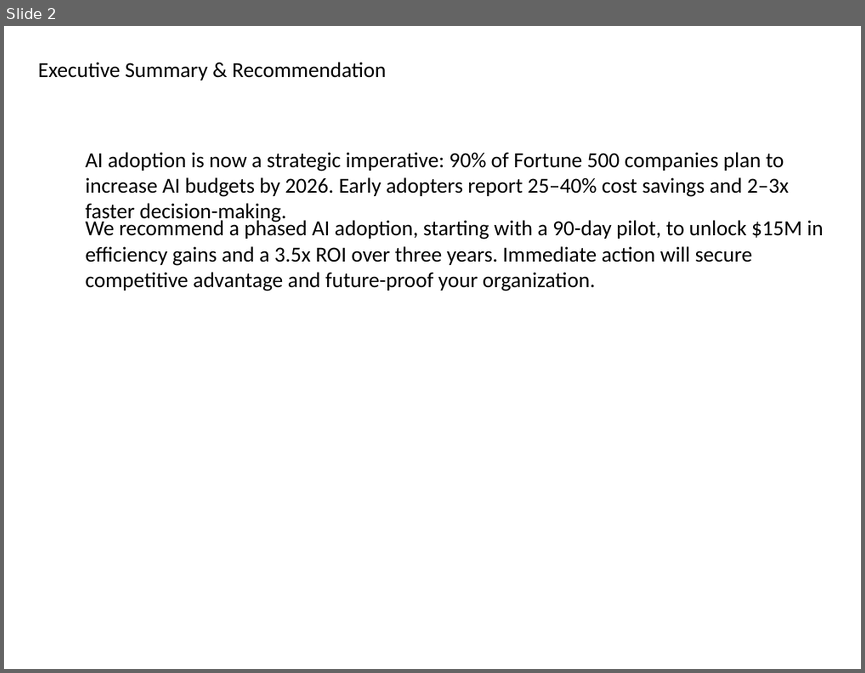
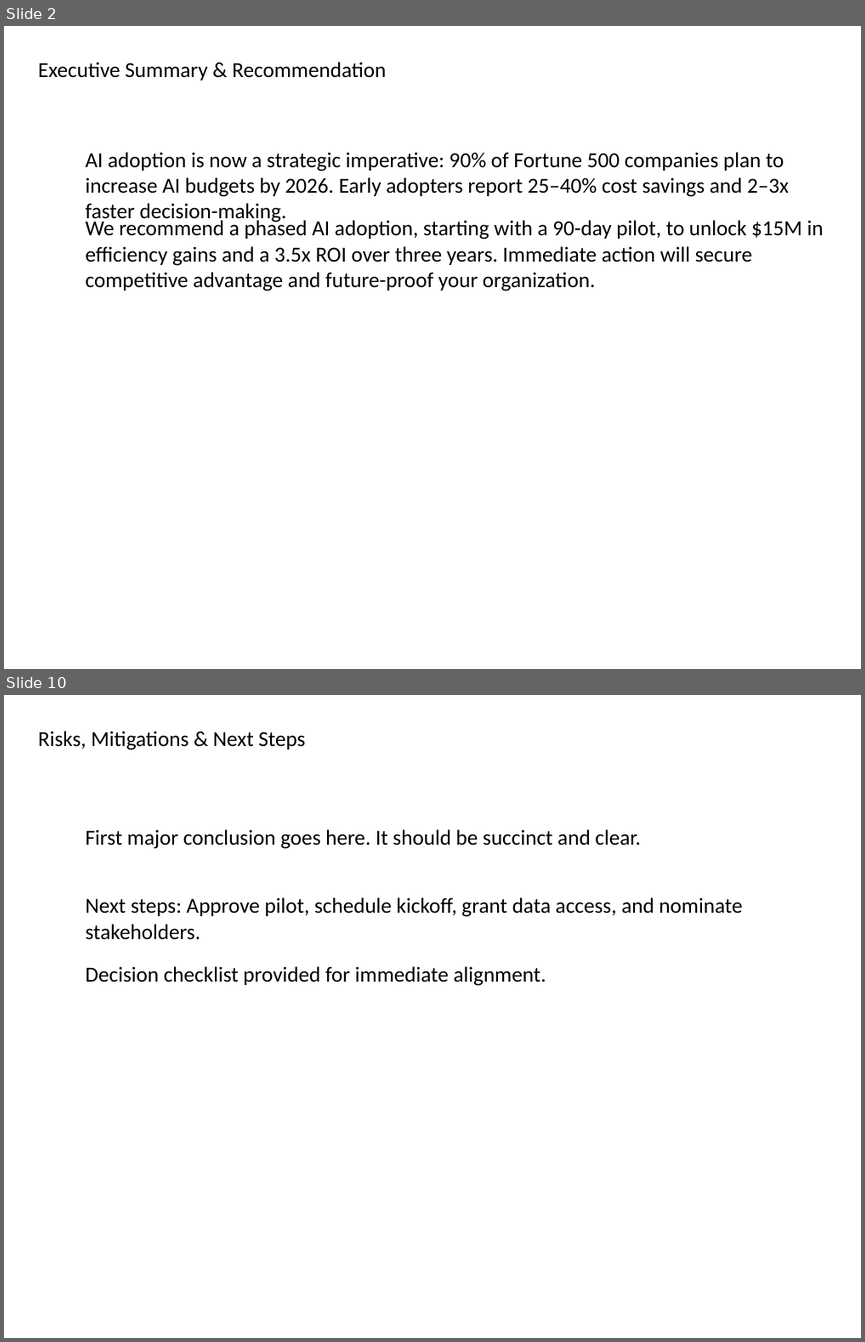
Before and after one commit to vedant1811/kenley-create-decks, a slide deck: src/lib/output/GeneratedPresentation.pptx. Shown one above the other, each under a label of ours: slide 2 before the commit, slides 2 and 10 after it; the slides between them are not shown. The pictures are 865x673 and 865x1342 pixels, drawn with LibreOffice and Linux fonts; fonts in the diff are those of the drawing. Boxes give left, top, right and bottom in pixels: in the first picture for what was removed or moved away, otherwise in the second. Text is boxed around its words. In the diff, an @@ line names an element or a change of style, - is before the commit and + after.

```diff
--- a/src/lib/output/GeneratedPresentation.pptx
+++ b/src/lib/output/GeneratedPresentation.pptx
@@ slide 10 added at box(4, 695, 861, 1338), background #FFFFFF @@
@@ text added at box(38, 731, 305, 750), 18 pt, text #000000 @@
+Risks, Mitigations & Next Steps
@@ text added at box(86, 829, 641, 849), 18 pt, text #000000 @@
+First major conclusion goes here. It should be succinct and clear.
@@ text added at box(86, 897, 742, 917), 18 pt, text #000000 @@
+Next steps: Approve pilot, schedule kickoff, grant data access, and nominate stakeholders.
@@ text added at box(86, 966, 546, 986), 18 pt, text #000000 @@
+Decision checklist provided for immediate alignment.
```
Also in this commit, not shown: 7 slides changed, 1 other slide added, 2 slides removed, 3 other files.
